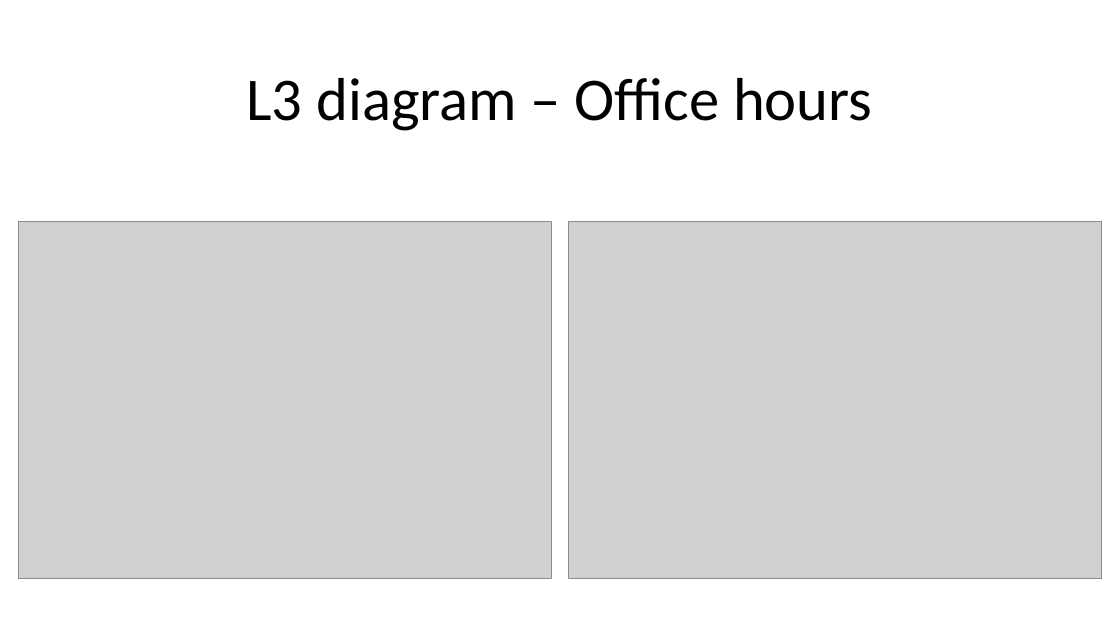
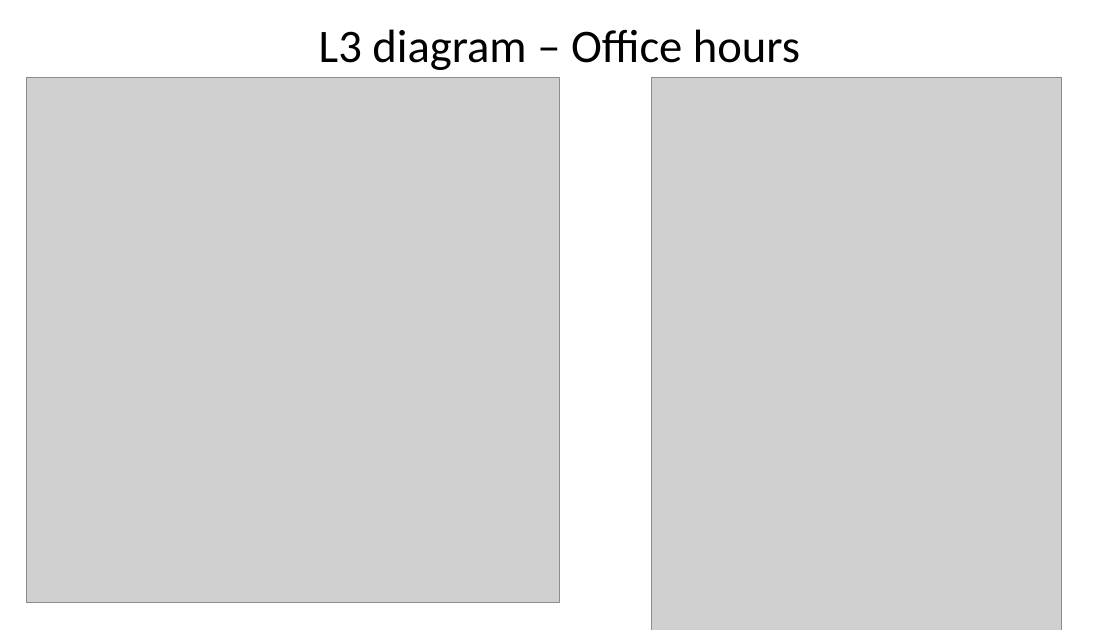
Before and after one commit to mayembe-martin/software_architecture_schedules, a slide deck: slide 10 of Schedules 1.pptx (slide 7 before the commit). Drawn at 1120x630 pixels with LibreOffice and Linux fonts; fonts in the diff are those of the drawing; grey boxes stand for pictures. Boxes give left, top, right and bottom in pixels: in the first picture for what was removed or moved away, otherwise in the second. Text is boxed around its words. In the diff, an @@ line names an element or a change of style, - is before the commit and + after.

Commit message:
new ppt

```diff
--- a/Schedules 1.pptx
+++ b/Schedules 1.pptx
@@ title "L3 diagram – Office hours" at (319,29,800,70): size 52 to 40 pt @@
@@ picture: place and size @@
-picture at (18,222,552,579)
+picture at (26,77,560,603)
@@ picture: place and size @@
-picture at (569,222,1102,579)
+picture at (652,77,1062,630)
```
Also in this commit, not shown: 1 other slide changed, 4 slides added, 1 other file.
